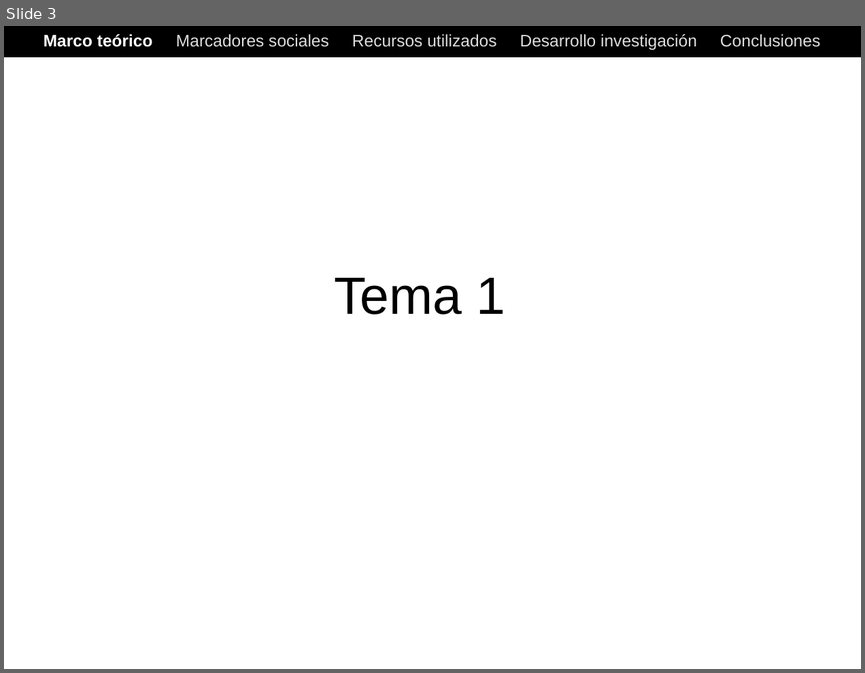
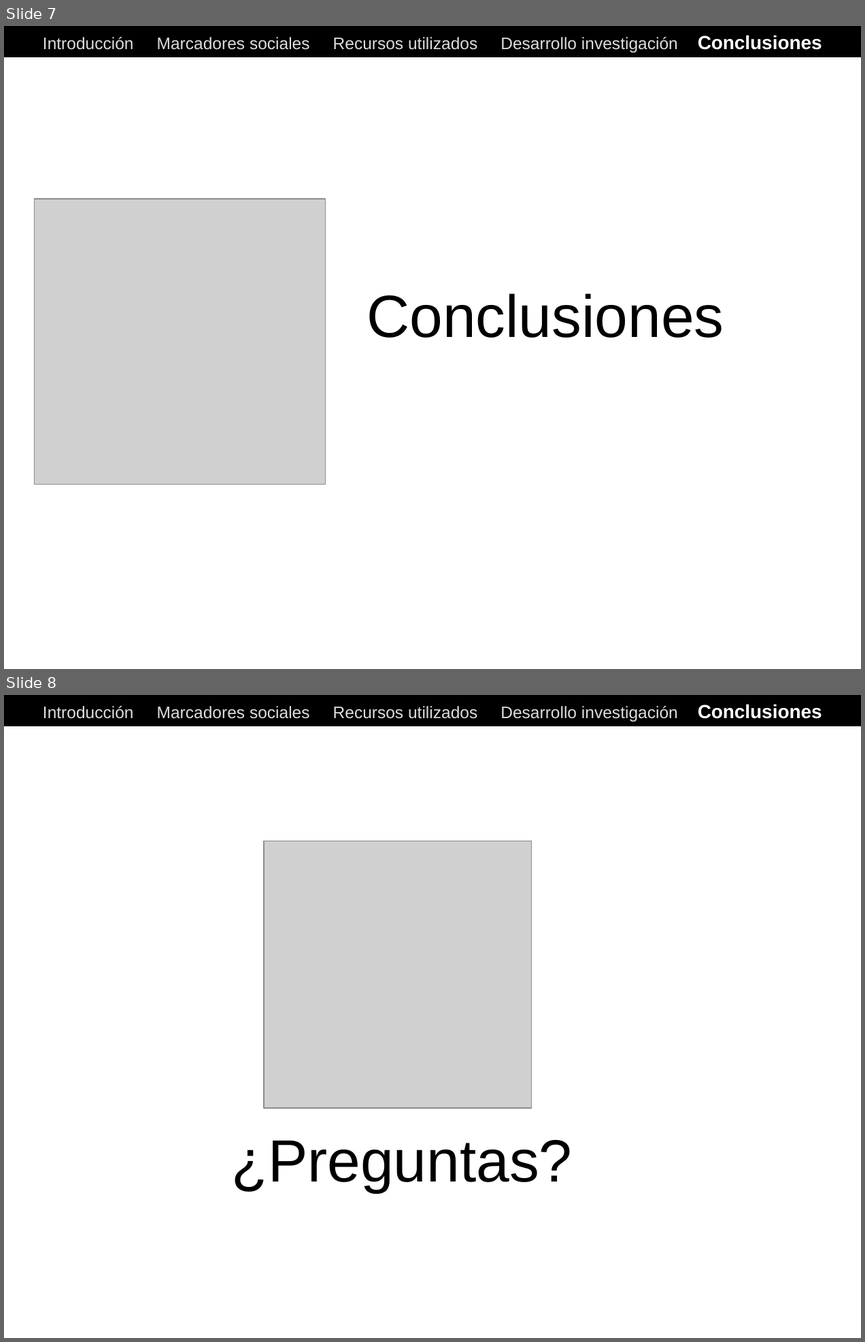
Before and after one commit to ak907kenai/nicotournetesis, a slide deck: docs_trunk/Nicolás Tourné - Presentación Tesis (v1).ppt. Shown one above the other, each under a label of ours: slide 3 before the commit, slides 7 and 8 after it. The pictures are 865x673 and 865x1342 pixels, drawn with LibreOffice and Linux fonts; fonts in the diff are those of the drawing; grey boxes stand for pictures. Boxes give left, top, right and bottom in pixels: in the first picture for what was removed or moved away, otherwise in the second. Text is boxed around its words. In the diff, an @@ line names an element or a change of style, - is before the commit and + after.

```diff
--- a/docs_trunk/Nicolás Tourné - Presentación Tesis (v1).ppt
+++ b/docs_trunk/Nicolás Tourné - Presentación Tesis (v1).ppt
@@ slide 8 added at box(4, 695, 861, 1338), background #FFFFFF @@
@@ rectangle added at box(4, 695, 861, 726), fill #000000, outline #000000 0.74 pt @@
@@ text added at box(43, 704, 822, 722), 14 pt, text #DDDDDD @@
+Introducción Marcadores sociales Recursos utilizados Desarrollo investigación Conclusiones
@@ picture added at box(264, 841, 532, 1107) @@
@@ text added at box(232, 1140, 572, 1193), 50 pt, text #000000 @@
+¿Preguntas?
@@ what was slide 3 is now slide 7 @@
@@ slide 7 changed as well @@
@@ text at box(43, 35, 822, 53): text changed @@
-Marco teórico Marcadores sociales Recursos utilizados Desarrollo investigación Conclusiones
+Introducción Marcadores sociales Recursos utilizados Desarrollo investigación Conclusiones
@@ picture added at box(34, 199, 325, 484) @@
@@ title removed at box(334, 278, 506, 314) @@
-Tema 1
@@ text added at box(366, 293, 723, 337), 50 pt, text #000000 @@
+Conclusiones
```
Also in this commit, not shown: 2 other slides changed, 6 other slides added.
